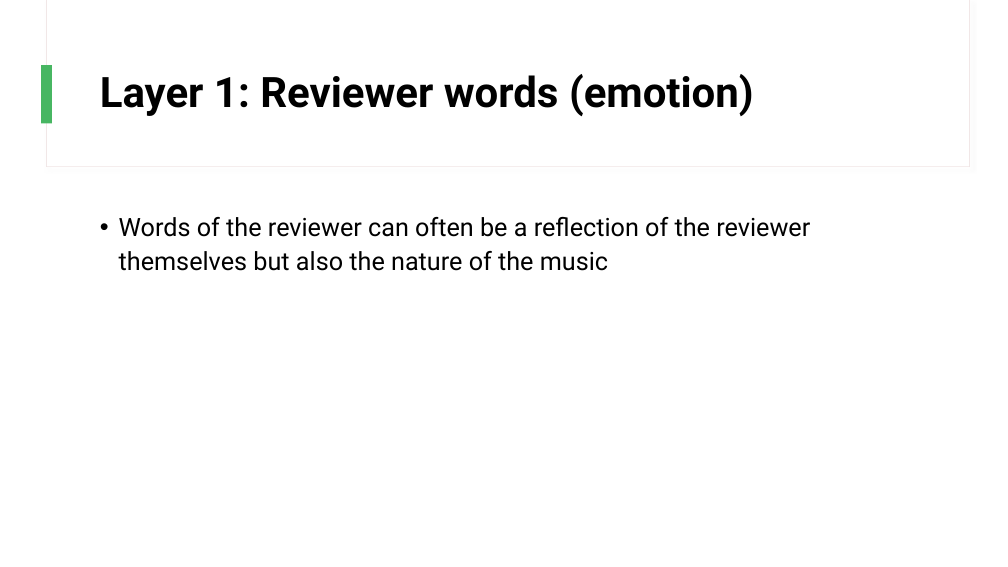
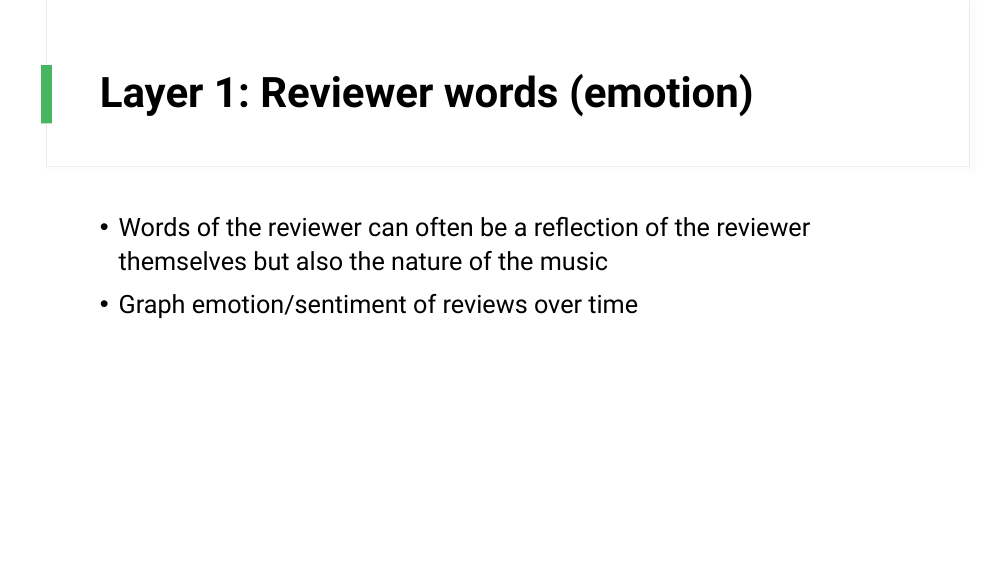
Before and after one commit to chan-chris/Metis_proj5, a slide deck: slide 9 of presentations/jazz_recs.pptx. Drawn at 1008x567 pixels with LibreOffice and Linux fonts; fonts in the diff are those of the drawing. Boxes give left, top, right and bottom in pixels: in the first picture for what was removed or moved away, otherwise in the second. Text is boxed around its words. In the diff, an @@ line names an element or a change of style, - is before the commit and + after.

```diff
--- a/presentations/jazz_recs.pptx
+++ b/presentations/jazz_recs.pptx
@@ text at bbox=[119, 294, 638, 318]: paragraph added @@
+• Graph emotion/sentiment of reviews over time
```
Also in this commit, not shown: 5 other slides changed, 3 slides added, 1 slide removed, 3 other files.
